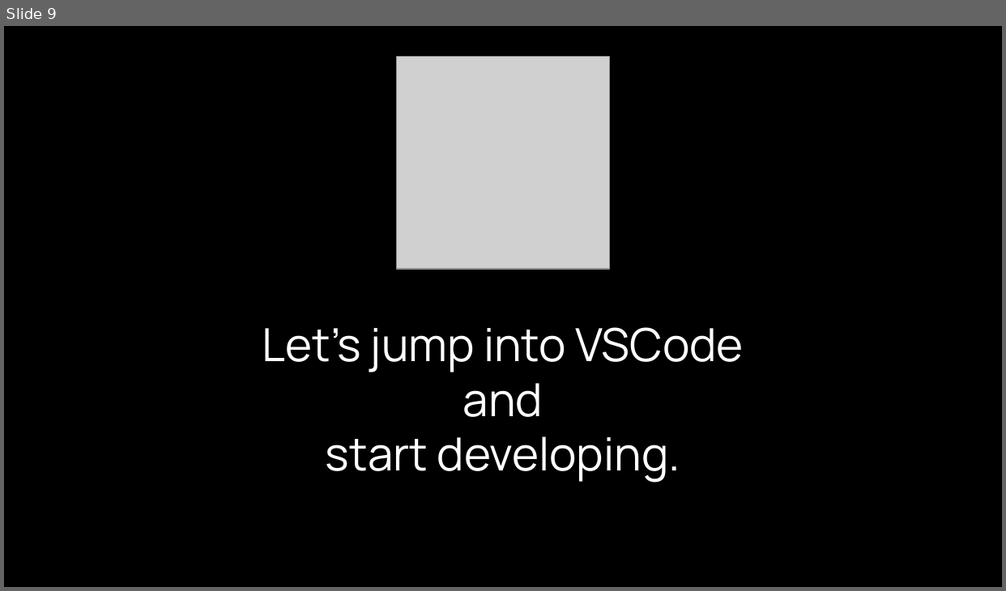
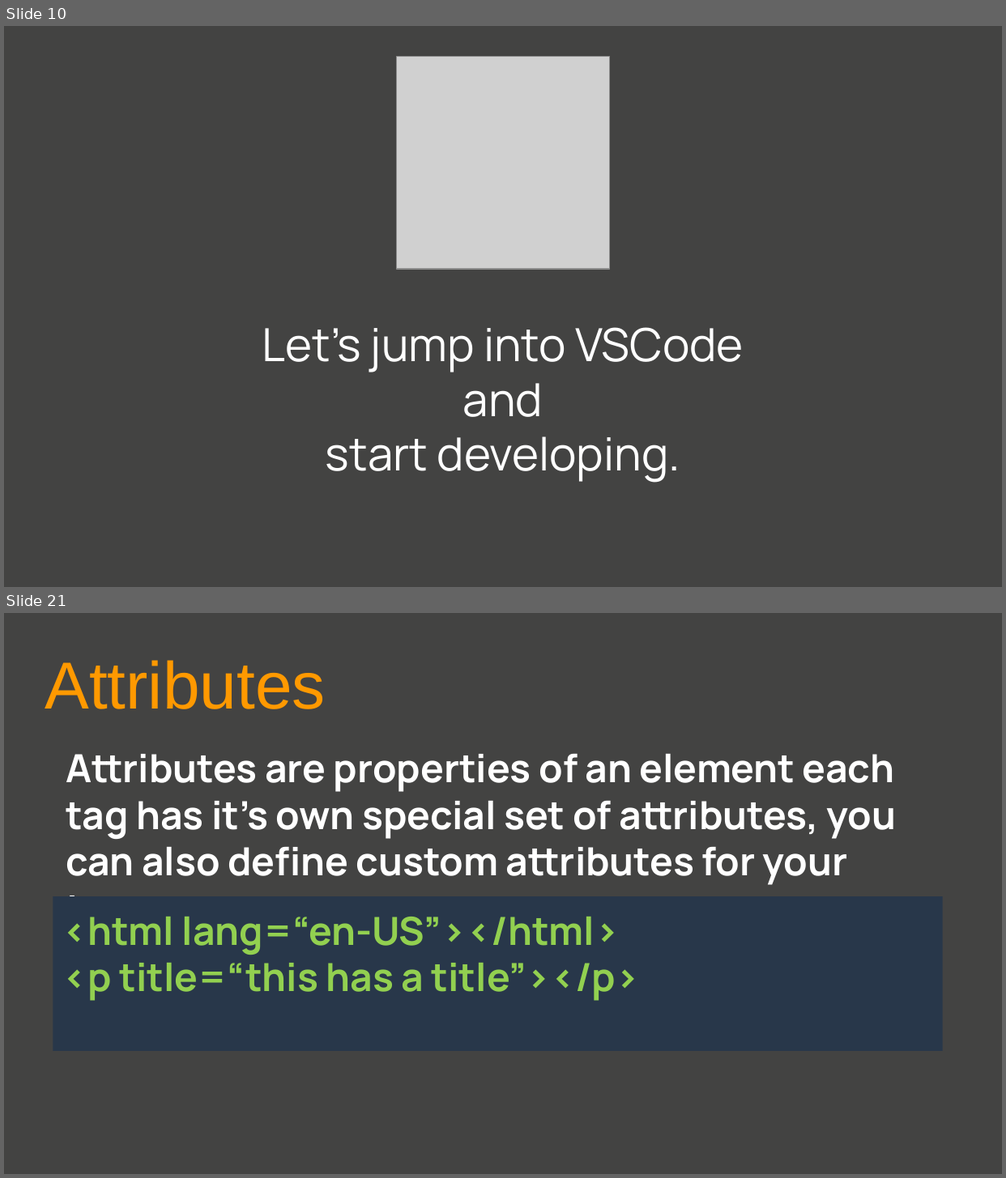
Before and after one commit to GaganSharmaGitHub/GirlScript-Education-Outreach-2-WebDev, a slide deck: Day1/WEBDEVwithGaganDay1.pptx. Shown one above the other, each under a label of ours: slide 9 before the commit, slides 10 and 21 after it; the slides between them are not shown. The pictures are 1006x591 and 1006x1178 pixels, drawn with LibreOffice and Linux fonts; fonts in the diff are those of the drawing; grey boxes stand for pictures. Boxes give left, top, right and bottom in pixels: in the first picture for what was removed or moved away, otherwise in the second. Text is boxed around its words. In the diff, an @@ line names an element or a change of style, - is before the commit and + after.

Commit message:
html complete

```diff
--- a/Day1/WEBDEVwithGaganDay1.pptx
+++ b/Day1/WEBDEVwithGaganDay1.pptx
@@ slide 21 added at <box>4,613,1002,1174</box>, background #434342 @@
@@ text added at <box>44,660,326,709</box>, 48 pt, text #FF9900 @@
+Attributes
@@ text added at <box>66,754,896,932</box>, 28 pt, text #FFFFFF, bold @@
+Attributes are properties of an element each tag has it’s own special set of attributes, you can also define custom attributes for your tags
@@ rectangle added at <box>53,897,942,1051</box>, fill #28374A, 28 pt, text #92D050, bold @@
+<html lang=“en-US”></html>
+<p title=“this has a title”></p>
@@ what was slide 9 is now slide 10 @@
@@ slide 10 changed as well @@
@@ background #000000 to #434342 @@
```
Also in this commit, not shown: 7 other slides changed, 36 other slides added, 2 other files.
